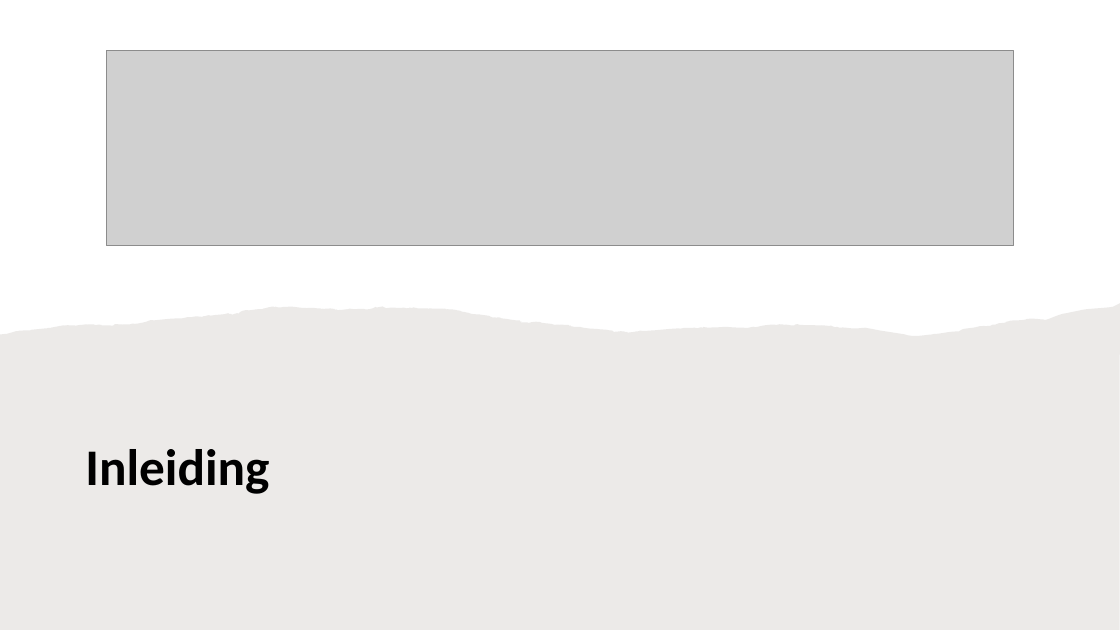
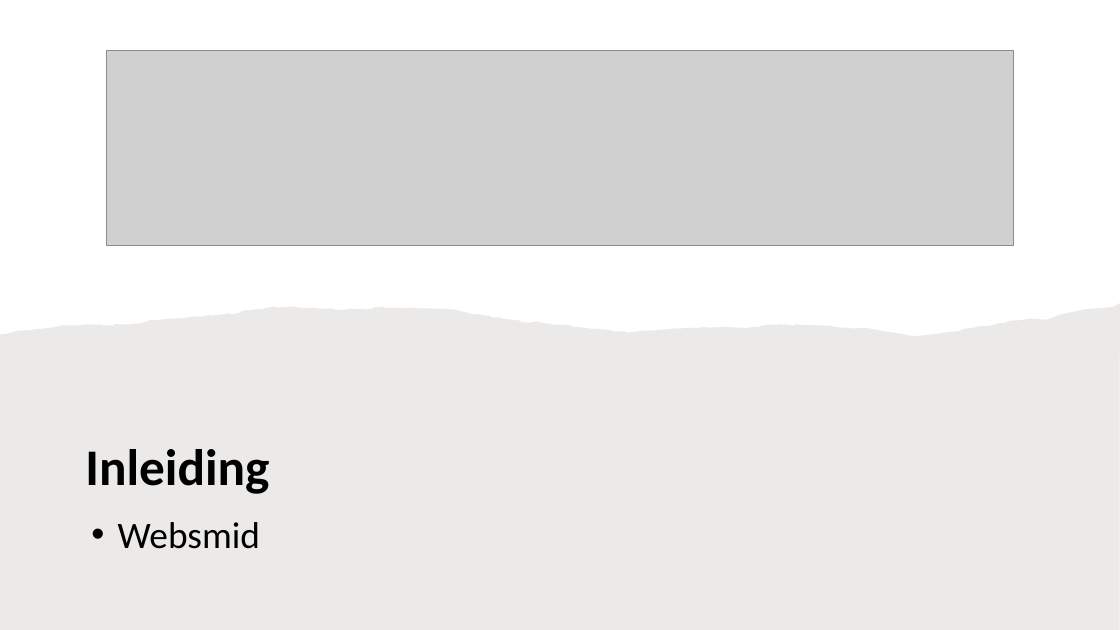
Before and after one commit to DaanoontjeGaming/Verdieping-Software, a slide deck: slide 2 of Presentatie Keuzedeel.pptx. Drawn at 1120x630 pixels with LibreOffice and Linux fonts; fonts in the diff are those of the drawing; grey boxes stand for pictures. Boxes give left, top, right and bottom in pixels: in the first picture for what was removed or moved away, otherwise in the second. Text is boxed around its words. In the diff, an @@ line names an element or a change of style, - is before the commit and + after.

```diff
--- a/Presentatie Keuzedeel.pptx
+++ b/Presentatie Keuzedeel.pptx
@@ text added at (x1=118, y1=522, x2=260, y2=549), 32 pt, text #000000 @@
+• Websmid
```
Also in this commit, not shown: 5 other slides changed, 8 other files.
